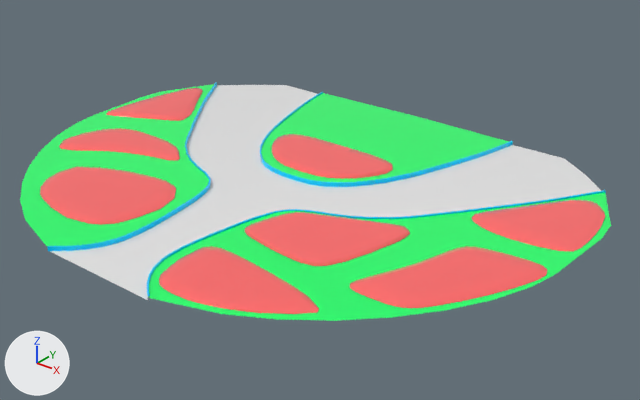
An edit to the FBX model MyProject2/Content/Secpholand/Assets/meshes/Auditorium/SM_Hall_Auditorium_Floor.fbx, drawn before and after from the same camera.
Both versions are drawn from a 50 mm lens placed at (51.0, -58.0, 35.4), pointed at (3.3, 1.6, -1.6). Arrows for +X, +Y and +Z are at lower left; the lights stay in place. Where no turn or scale is listed for an object, it has been applied to the vertices.

Objects in the first picture: 'SM_Hall_Auditorium_Floor'.
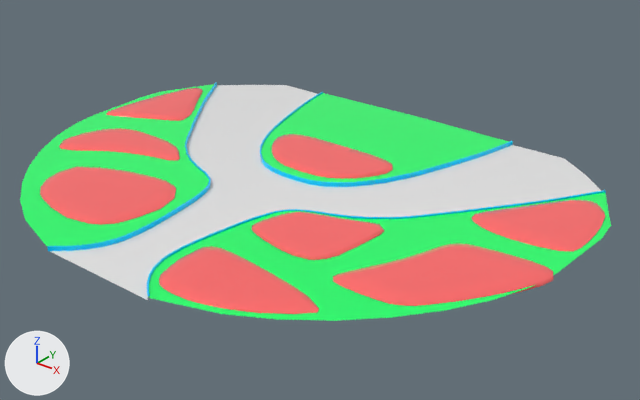
Commit message: Hall Auditorium Final

The change, as a list of edits to the scene's bpy script:
```text
Change me_mesh:
    where me_mesh.from_pydata(...)  # 1500 vertices, 1198 faces; spans x -28.6..28.6, y -26.3..18.3, z 0.0..0.6
    used by ob_sm_hall_auditorium_floor; location = (0.0, 4.1, -0.05)
    me_mesh part 1: the loose piece of 91 vertices spanning x 16.6..27.7, y -16.1..-3.7, z 0.0..0.6 is scaled about its middle by (1.2, 1, 1), then moved by (-0.6, 0.0, 0.0)
    me_mesh part 2: 118 of 1500 vertices moved; they spanned x 4.1..15.7, y -15.3..-5.0, z 0.0..0.6 and now span x 4.3..13.8, y -14.8..-6.1, z 0.0..0.6; mean shift (-0.7, 0.1, 0.0); largest move (15.6, -5.7, 0.4) -> (13.7, -6.7, 0.4)
```

What differs and where, as boxes (x1, y1, x2, y2) in the pictures (640 x 400 px; the box of a moved part takes in the faces that stretch with it):
part 1 of me_mesh, moved or reshaped: before (350, 246, 547, 308); after (333, 243, 554, 306)
part 2 of me_mesh, moved or reshaped: before (245, 212, 410, 266); after (252, 212, 384, 260)
